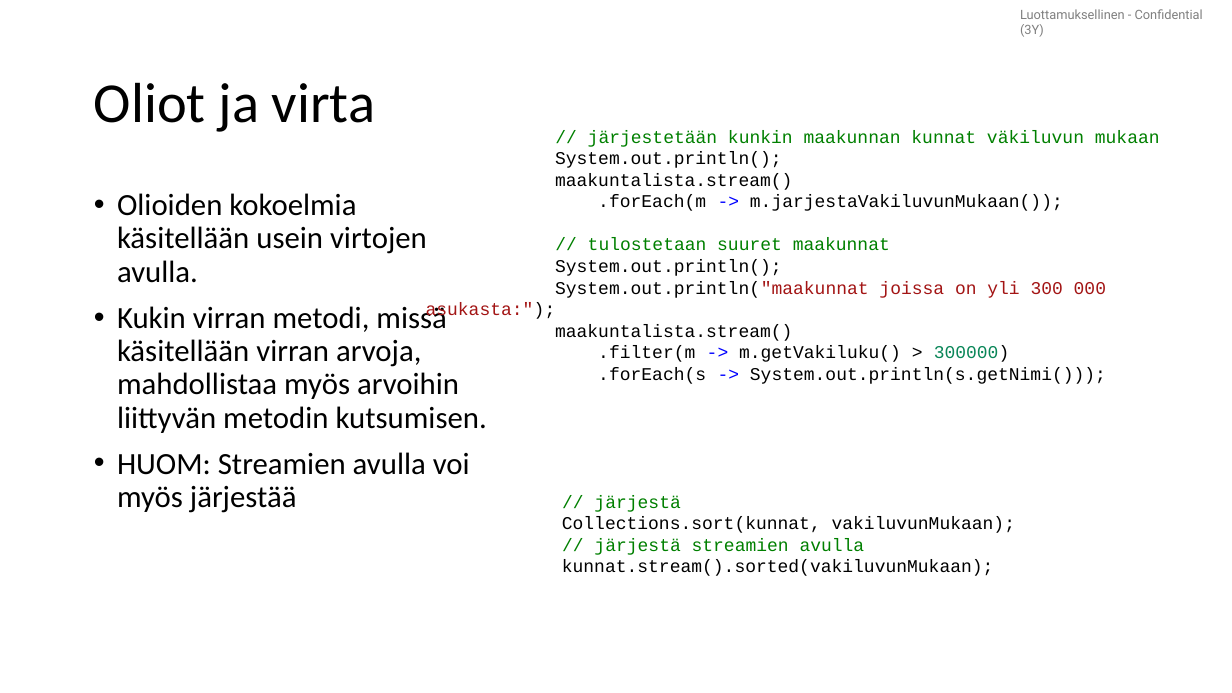
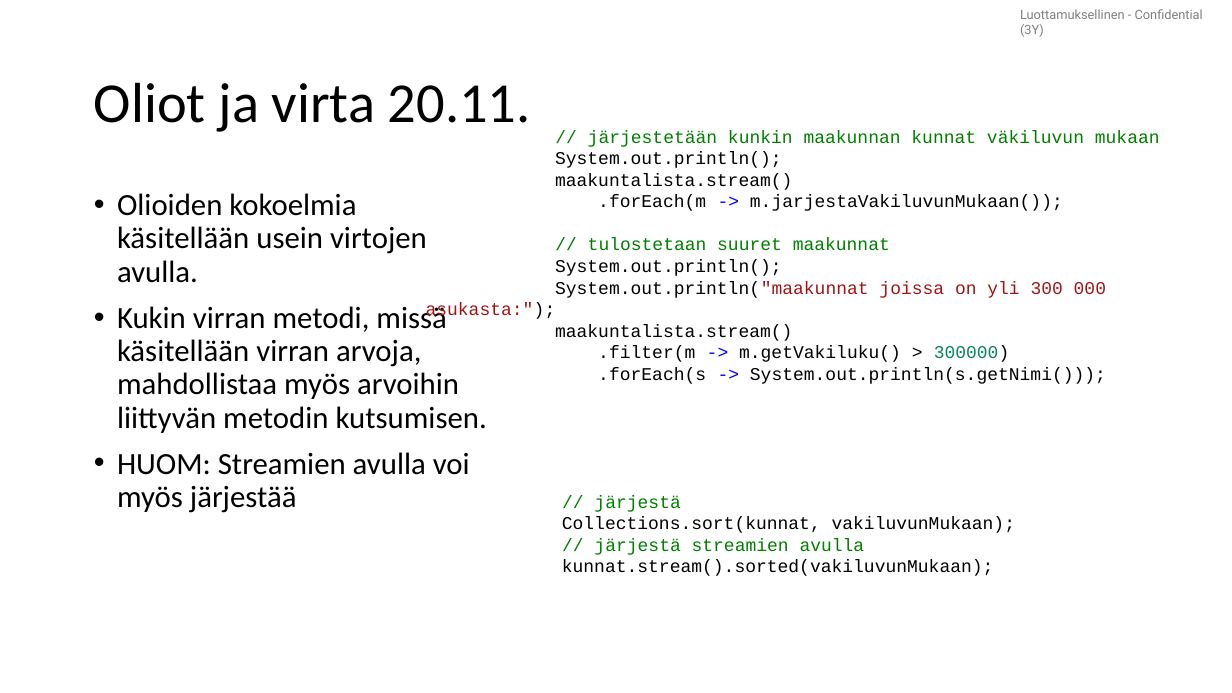
Before and after one commit to lpemake/TrakTite25, a slide deck: slide 139 of Tietorakenteet ja algoritmit TITE25.pptx. Drawn at 1232x693 pixels with LibreOffice and Linux fonts; fonts in the diff are those of the drawing. Boxes give left, top, right and bottom in pixels: in the first picture for what was removed or moved away, otherwise in the second. Text is boxed around its words. In the diff, an @@ line names an element or a change of style, - is before the commit and + after.

```diff
--- a/Tietorakenteet ja algoritmit TITE25.pptx
+++ b/Tietorakenteet ja algoritmit TITE25.pptx
@@ title at <box>94,82,531,132</box>: text changed @@
-Oliot ja virta
+Oliot ja virta 20.11.
```
Also in this commit, not shown: 1 other slide changed.
